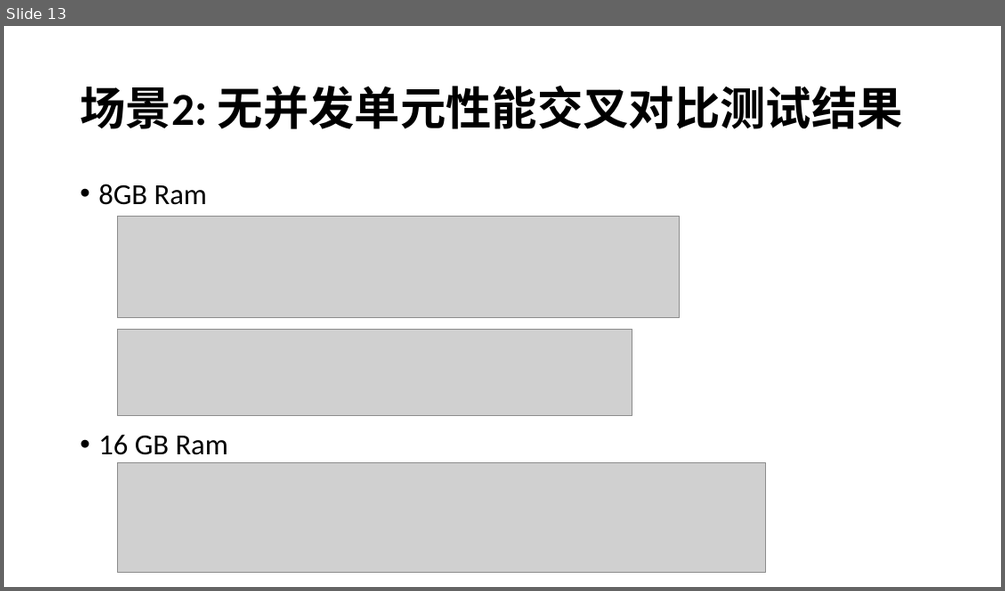
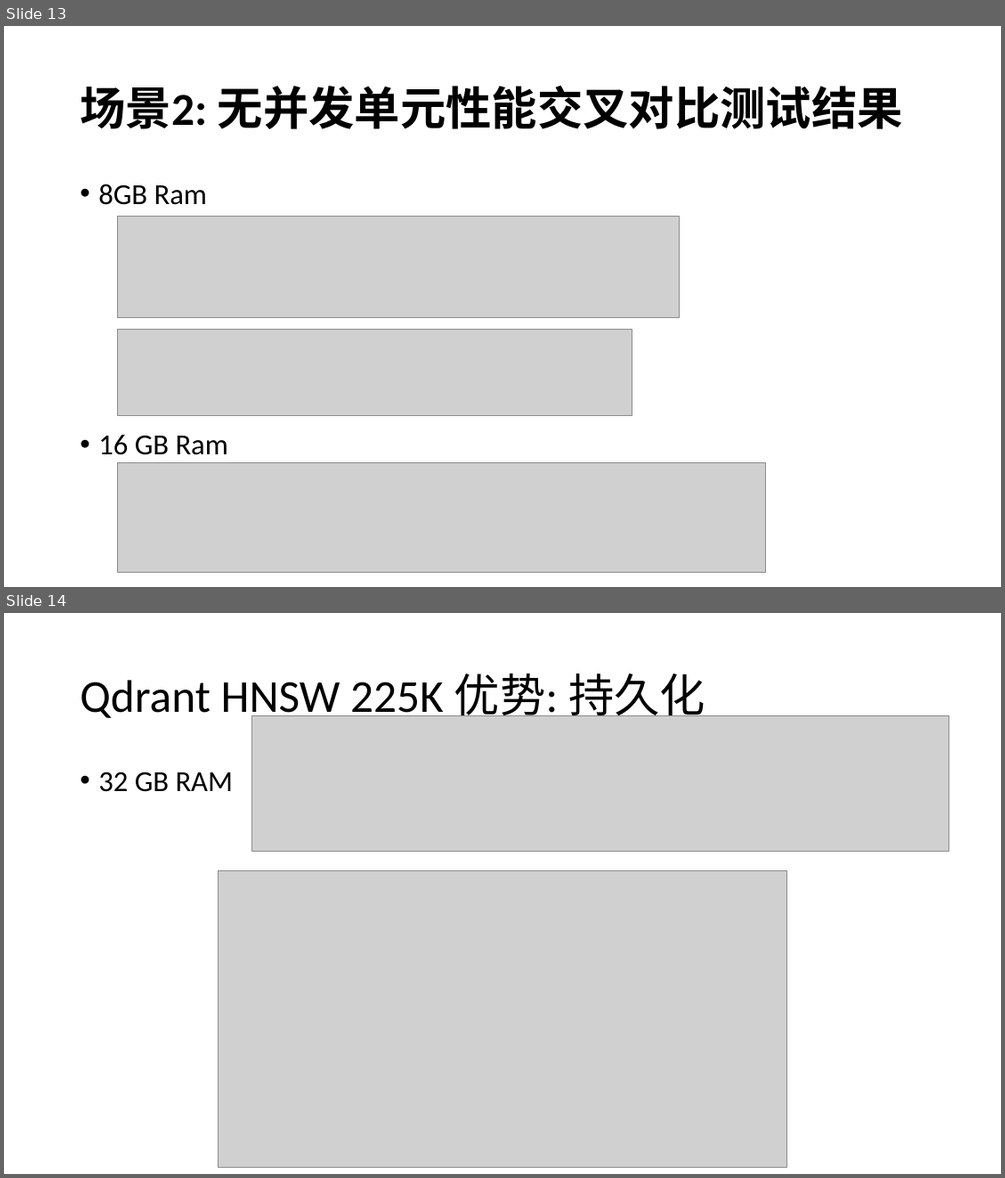
Before and after one commit to AwesomeYuer/PostgreSQL.PgVector.Performance, a slide deck: Vector.DataBases.And.Performance.Awesome.Yuer.pptx. Shown one above the other, each under a label of ours: slide 13 before the commit, slides 13 and 14 after it. The pictures are 1005x591 and 1005x1178 pixels, drawn with LibreOffice and Linux fonts; fonts in the diff are those of the drawing; grey boxes stand for pictures. Boxes give left, top, right and bottom in pixels: in the first picture for what was removed or moved away, otherwise in the second. Text is boxed around its words. In the diff, an @@ line names an element or a change of style, - is before the commit and + after.

```diff
--- a/Vector.DataBases.And.Performance.Awesome.Yuer.pptx
+++ b/Vector.DataBases.And.Performance.Awesome.Yuer.pptx
@@ slide 14 added at bbox=[4, 613, 1001, 1174], background #FFFFFF @@
@@ title added at bbox=[80, 674, 705, 723], 44 pt, text #000000 @@
+Qdrant HNSW 225K 优势: 持久化
@@ picture added at bbox=[251, 715, 949, 851] @@
@@ text added at bbox=[98, 771, 233, 792], 28 pt, text #000000 @@
+• 32 GB RAM
@@ picture added at bbox=[218, 870, 787, 1167] @@
```
Also in this commit, not shown: 1 slide changed, 4 other files.
